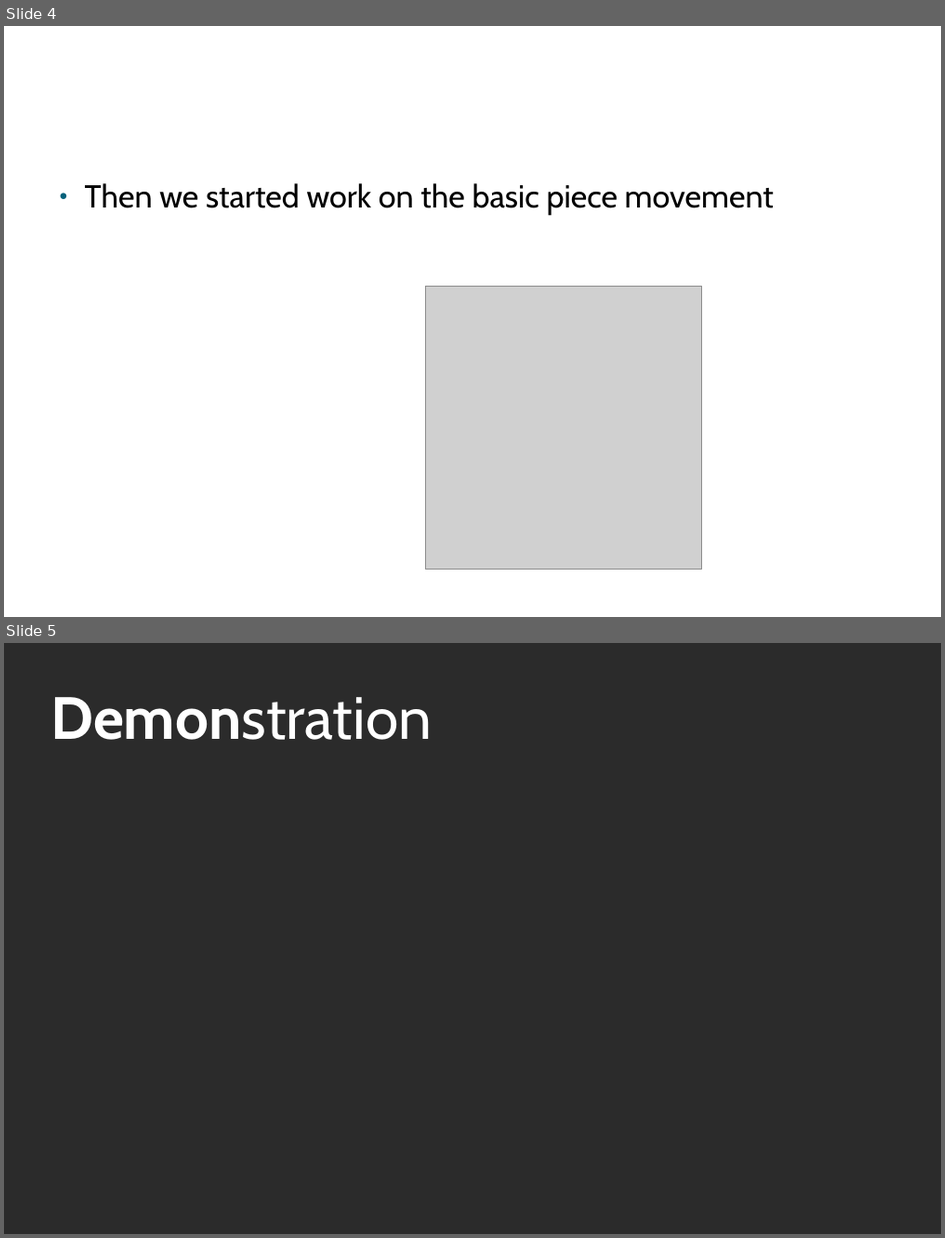
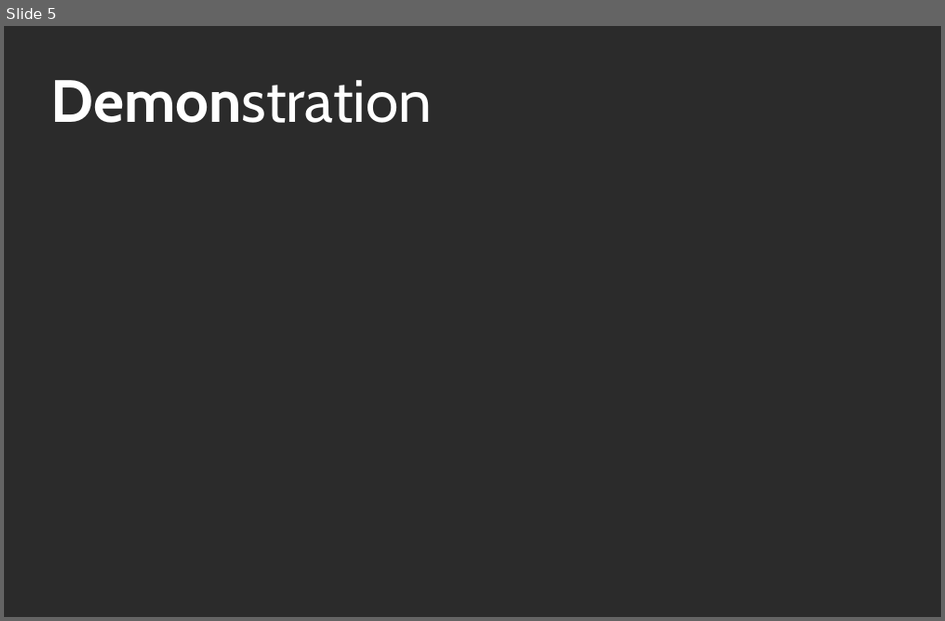
Before and after one commit to Viyi/Peace-by-Piece, a slide deck: build/Project Showcase 1.pptx. Shown one above the other, each under a label of ours: slides 4 and 5 before the commit, slide 5 after it. The pictures are 945x1238 and 945x621 pixels, drawn with LibreOffice and Linux fonts; fonts in the diff are those of the drawing; grey boxes stand for pictures; background and template pictures are left out; a plain dark background stands for a picture behind light text. Boxes give left, top, right and bottom in pixels: in the first picture for what was removed or moved away, otherwise in the second. Text is boxed around its words. In the diff, an @@ line names an element or a change of style, - is before the commit and + after.

```diff
--- a/build/Project Showcase 1.pptx
+++ b/build/Project Showcase 1.pptx
@@ slide 4 removed at (4, 26, 941, 617), background picture (left out) @@
@@ text removed at (85, 183, 774, 214) @@
-● Then we started work on the basic piece movement
@@ picture removed at (425, 286, 702, 569) @@
```
Also in this commit, not shown: 3 slides changed, 1 slide added, 34 other files.
